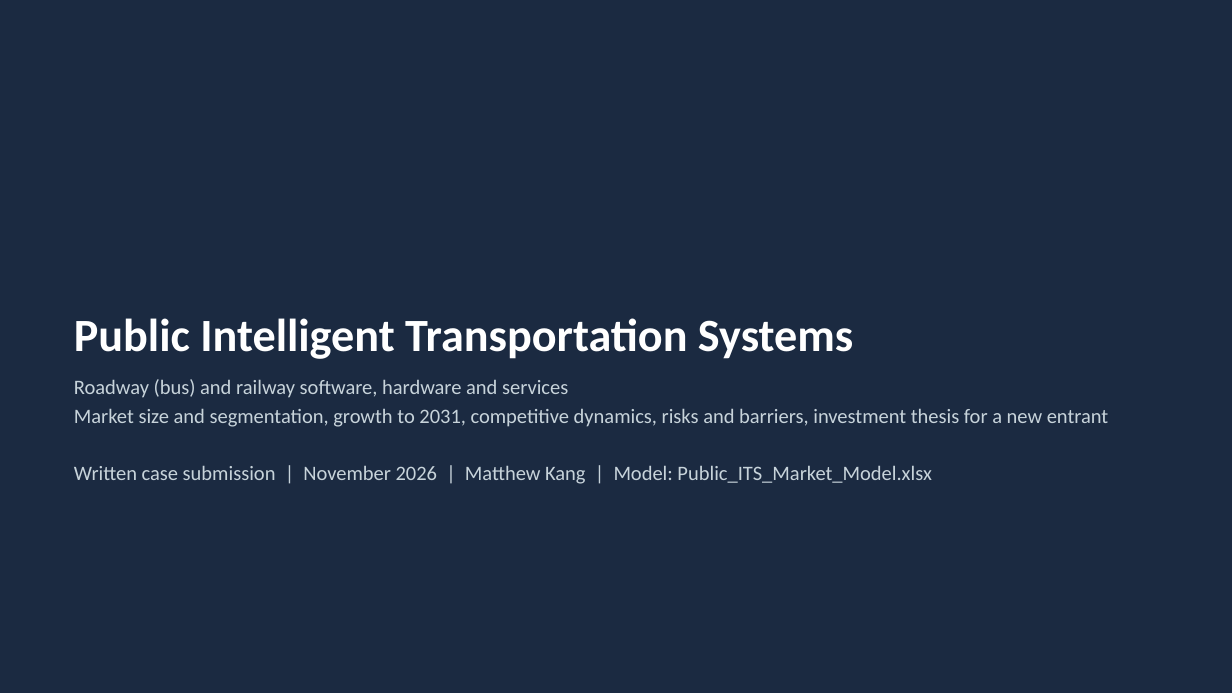
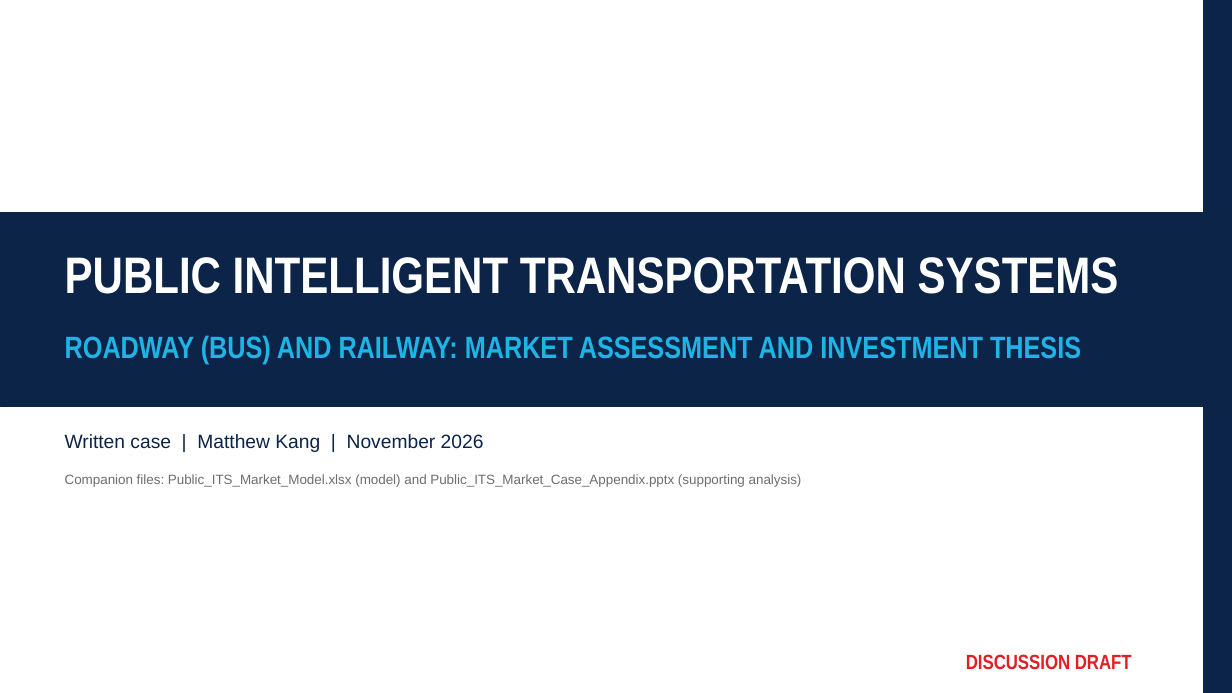
Before and after one commit to matthewkang858/Project-2-, a slide deck: slide 1 of its-market-case/deck/Public_ITS_Market_Case.pptx. Drawn at 1232x693 pixels with LibreOffice and Linux fonts; fonts in the diff are those of the drawing. Boxes give left, top, right and bottom in pixels: in the first picture for what was removed or moved away, otherwise in the second. Text is boxed around its words. In the diff, an @@ line names an element or a change of style, - is before the commit and + after.

```diff
--- a/its-market-case/deck/Public_ITS_Market_Case.pptx
+++ b/its-market-case/deck/Public_ITS_Market_Case.pptx
@@ background #1B2A41 to #FFFFFF @@
@@ rectangle added at (1204,0,1232,693), fill #0B2447, outline #0B2447 1 pt @@
@@ rectangle added at (0,213,1204,407), fill #0B2447, outline #0B2447 0.5 pt @@
@@ text "PUBLIC INTELLIGENT TRANSPORTATION SYSTEMS" at (65,257,1119,294): vertical alignment bottom to middle @@
@@ text at (65,257,1119,294): text changed; size 36 to 40 pt; font Calibri to Arial Narrow @@
-Public Intelligent Transportation Systems
+PUBLIC INTELLIGENT TRANSPORTATION SYSTEMS
@@ text added at (65,335,1081,364), 24 pt, text #1FB4E6, bold @@
+ROADWAY (BUS) AND RAILWAY: MARKET ASSESSMENT AND INVESTMENT THESIS
@@ text removed at (74,379,1109,484) @@
-Roadway (bus) and railway software, hardware and services
-Market size and segmentation, growth to 2031, competitive dynamics, risks and barriers, investment thesis for a new entrant
-Written case submission | November 2026 | Matthew Kang | Model: Public_ITS_Market_Model.xlsx
@@ text added at (65,434,484,452), 15 pt, text #0B2447 @@
+Written case | Matthew Kang | November 2026
@@ text added at (65,474,802,487), 10.5 pt, text #6D6E71 @@
+Companion files: Public_ITS_Market_Model.xlsx (model) and Public_ITS_Market_Case_Appendix.pptx (supporting analysis)
@@ text added at (966,654,1132,670), 16 pt, text #E31E24, bold @@
+DISCUSSION DRAFT
```
Also in this commit, not shown: 6 other slides changed, 13 other files.
